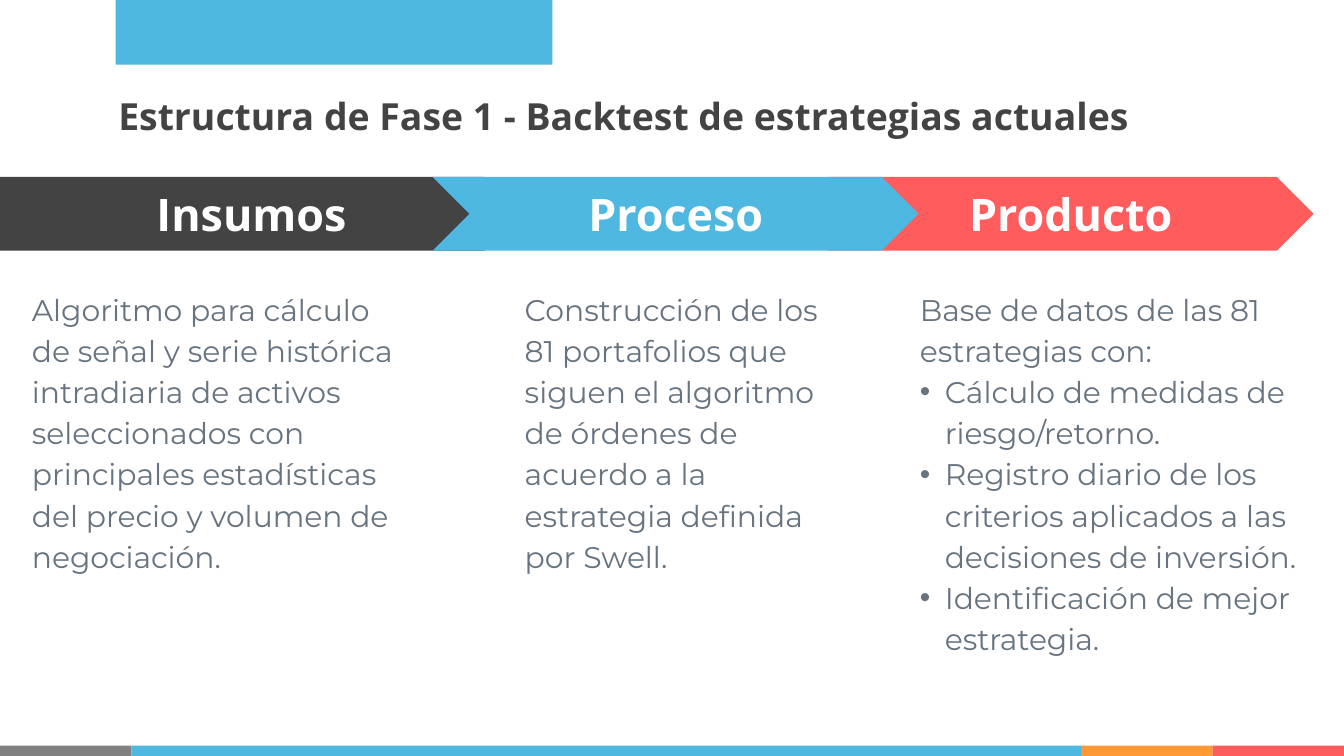
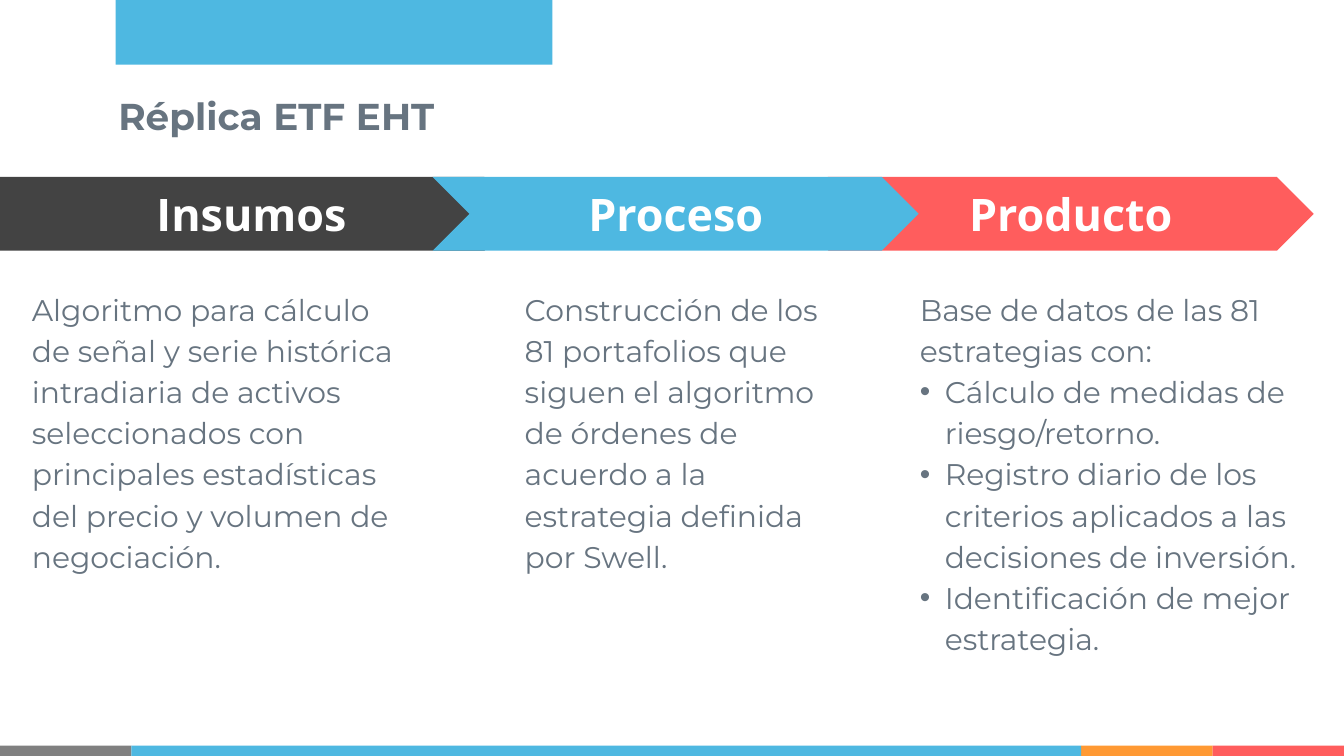
Before and after one commit to IISOS/Swell_2_Optimizacion_estrategias, a slide deck: slide 5 of Presentaciones/Swell - Optimización de estrategias - R5 (19-03-2021).pptx. Drawn at 1344x756 pixels with LibreOffice and Linux fonts; fonts in the diff are those of the drawing. Boxes give left, top, right and bottom in pixels: in the first picture for what was removed or moved away, otherwise in the second. Text is boxed around its words. In the diff, an @@ line names an element or a change of style, - is before the commit and + after.

Commit message:
Backtest copia swell

```diff
--- a/Presentaciones/Swell - Optimización de estrategias - R5 (19-03-2021).pptx
+++ b/Presentaciones/Swell - Optimización de estrategias - R5 (19-03-2021).pptx
@@ title at <box>118,100,434,137</box>: text changed; font Open Sans to Montserrat; text colour #434343 to #677480 @@
-Estructura de Fase 1 - Backtest de estrategias actuales
+Réplica ETF EHT
```
Also in this commit, not shown: 6 other slides changed, 16 slides added, 2 slides removed, 30 other files.
